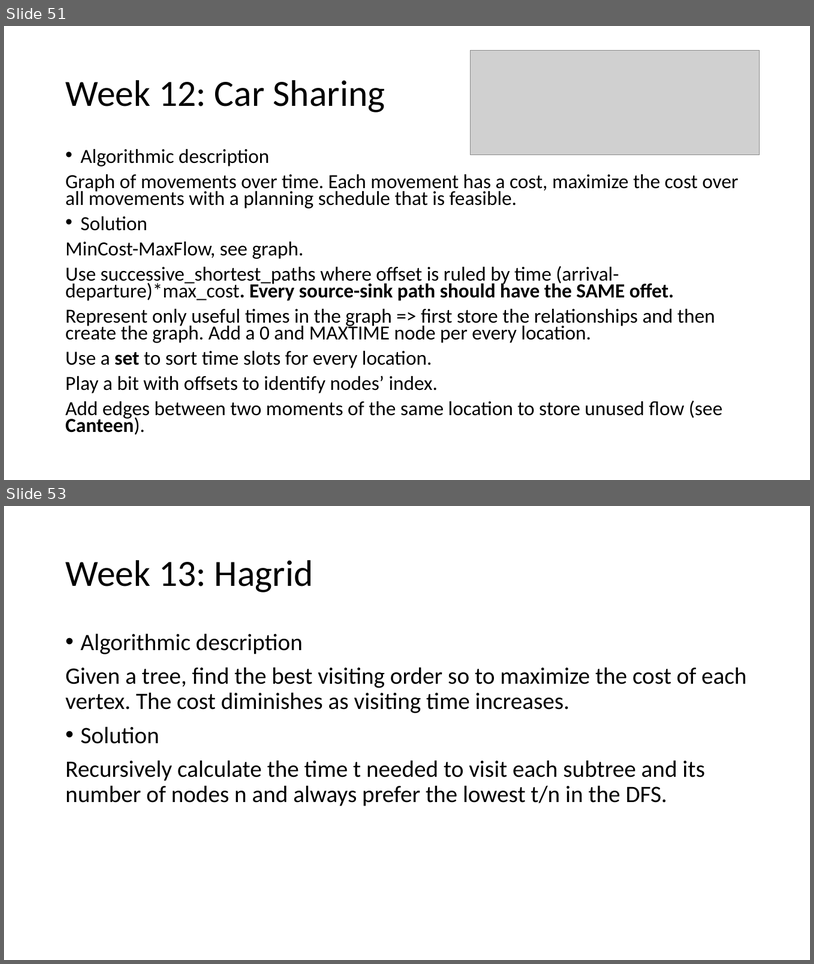
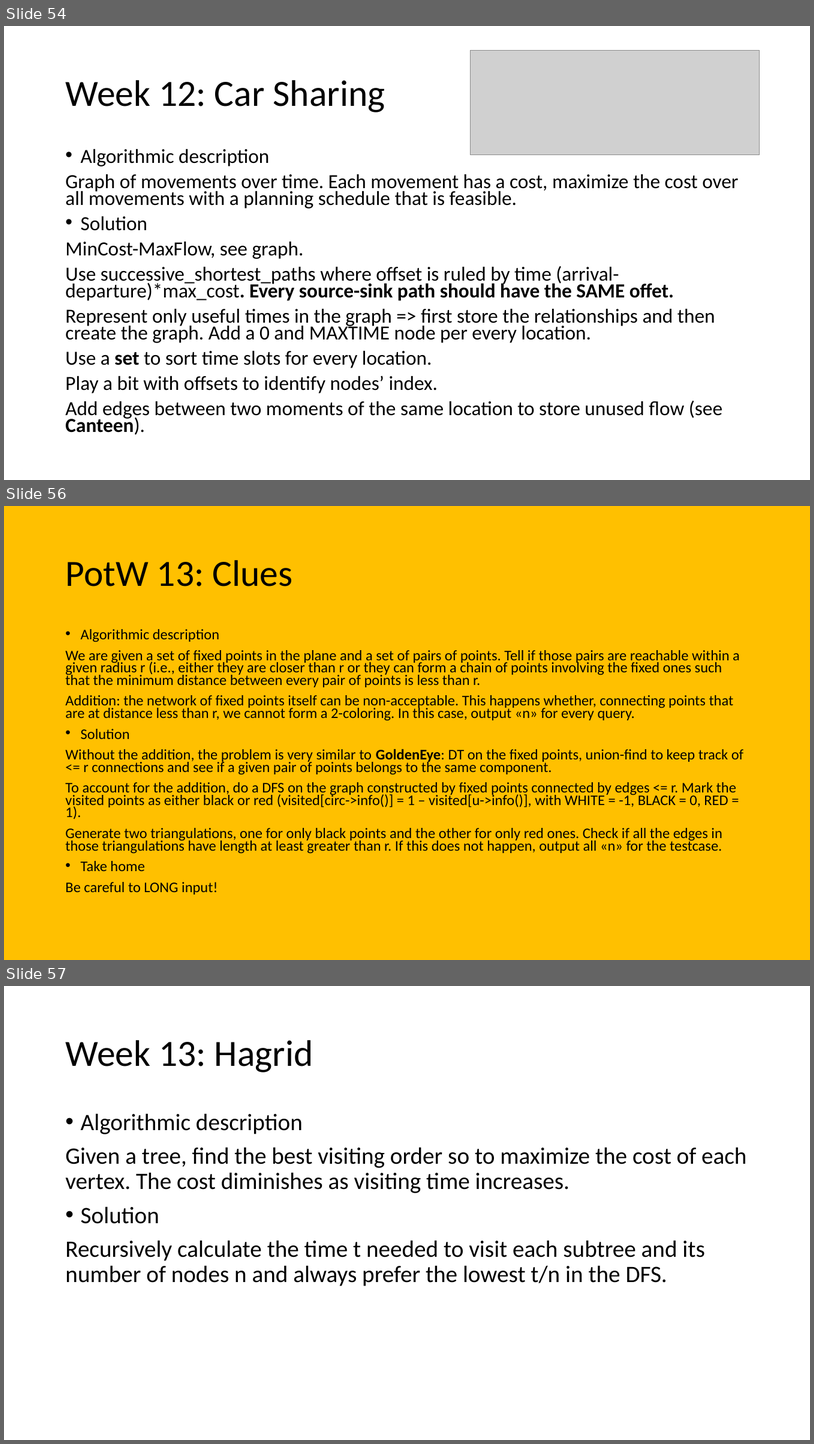
Before and after one commit to giacomocamposampiero/algolab, a slide deck: Recap.pptx. Shown one above the other, each under a label of ours: slides 51 and 53 before the commit, slides 54, 56 and 57 after it; the slides between them are not shown. The pictures are 814x964 and 814x1444 pixels, drawn with LibreOffice and Linux fonts; fonts in the diff are those of the drawing; grey boxes stand for pictures. Boxes give left, top, right and bottom in pixels: in the first picture for what was removed or moved away, otherwise in the second. Text is boxed around its words. In the diff, an @@ line names an element or a change of style, - is before the commit and + after.

```diff
--- a/Recap.pptx
+++ b/Recap.pptx
@@ slide 56 added at box(4, 506, 810, 960), background #FFC000 @@
@@ title added at box(65, 560, 293, 586), 44 pt, text #000000 @@
+PotW 13: Clues
@@ text added at box(65, 629, 744, 894), 17.5 pt, text #000000 @@
+• Algorithmic description
+We are given a set of fixed points in the plane and a set of pairs of points. Tell if those pairs are reachable within a given radius r (i.e., either they are closer than r or they can form a chain of points involving the fixed ones such that the minimum distance between every pair of points is less than r.
+Addition: the network of fixed points itself can be non-acceptable. This happens whether, connecting points that are at distance less than r, we cannot form a 2-coloring. In this case, output «n» for every query.
+• Solution
+Without the addition, the problem is very similar to GoldenEye: DT on the fixed points, union-find to keep track of <= r connections and see if a given pair of points belongs to the same component.
+To account for the addition, do a DFS on the graph constructed by fixed points connected by edges <= r. Mark the visited points as either black or red (visited[circ->info()] = 1 – visited[u->info()], with WHITE = -1, BLACK = 0, RED = 1).
+Generate two triangulations, one for only black points and the other for only red ones. Check if all the edges in those triangulations have length at least greater than r. If this does not happen, output all «n» for the testcase.
+• Take home
+Be careful to LONG input!
@@ what was slide 51 is now slide 54 @@
@@ what was slide 53 is now slide 57 @@
```
Also in this commit, not shown: 5 slides changed, 3 other slides added.
